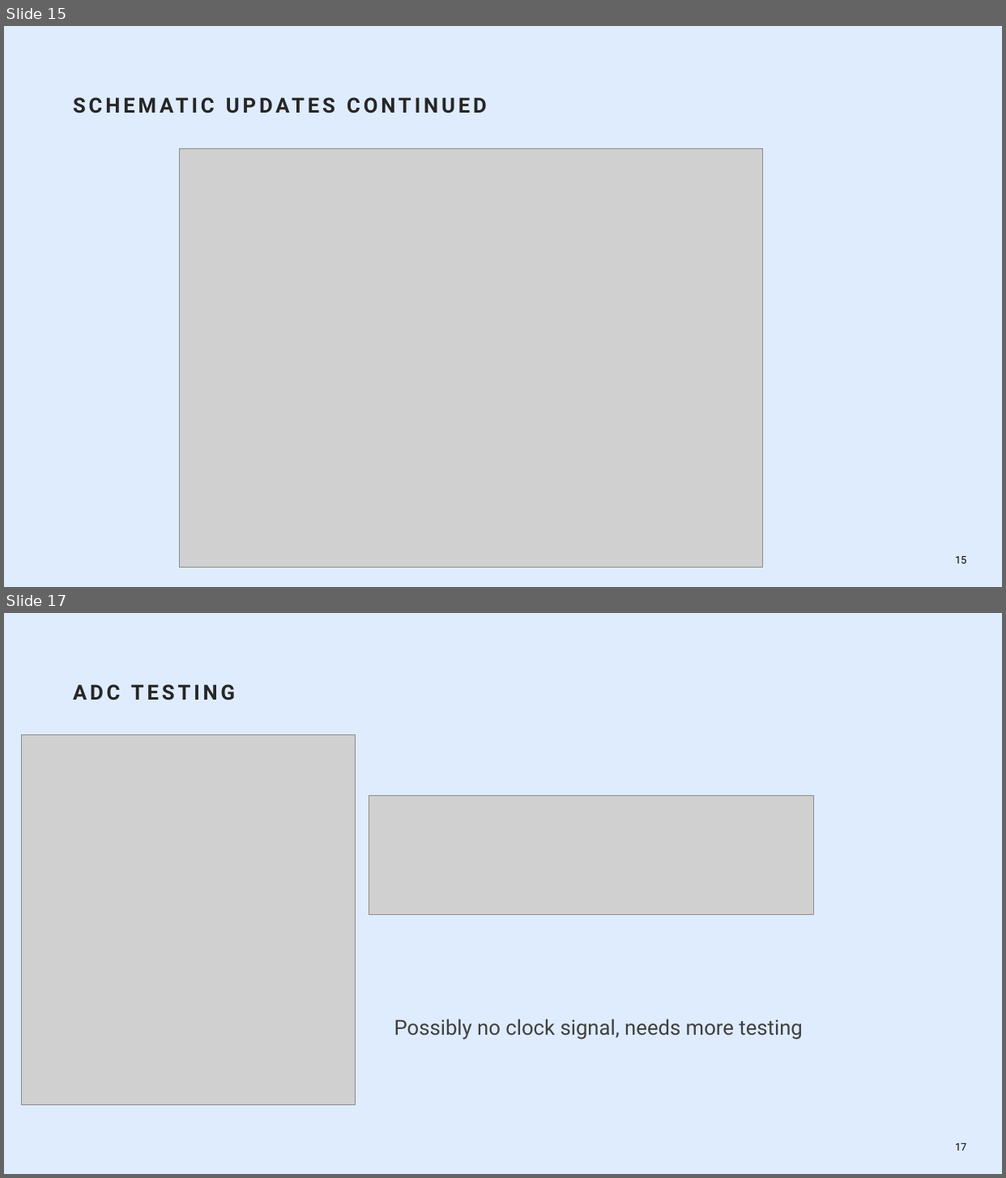
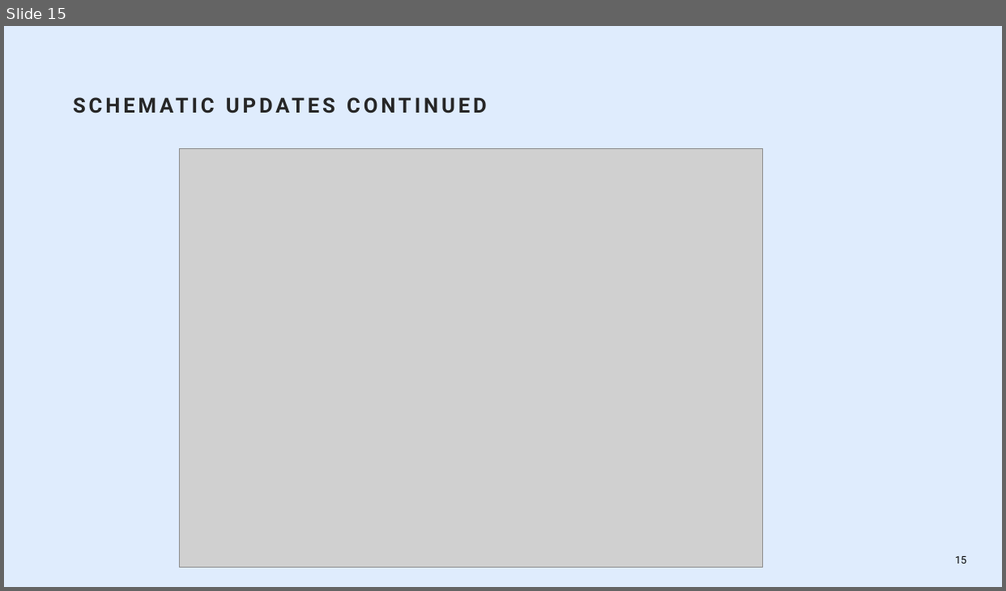
Before and after one commit to tylerwhite26/ECE_455_Brain_Stimulator, a slide deck: Presentations/Week_12_Presentation.pptx. Shown one above the other, each under a label of ours: slides 15 and 17 before the commit, slide 15 after it; the slides between them are not shown. The pictures are 1006x1178 and 1006x591 pixels, drawn with LibreOffice and Linux fonts; fonts in the diff are those of the drawing; grey boxes stand for pictures; background and template pictures are left out. Boxes give left, top, right and bottom in pixels: in the first picture for what was removed or moved away, otherwise in the second. Text is boxed around its words. In the diff, an @@ line names an element or a change of style, - is before the commit and + after.

```diff
--- a/Presentations/Week_12_Presentation.pptx
+++ b/Presentations/Week_12_Presentation.pptx
@@ slide 17 removed at (4,613,1002,1174), background #DFECFD @@
@@ title removed at (73,684,235,700) @@
-ADC TESTING
@@ picture removed at (21,735,356,1105) @@
@@ picture removed at (368,796,813,914) @@
@@ text removed at (394,1019,803,1040) @@
-Possibly no clock signal, needs more testing
@@ page number removed at (955,1144,966,1151) @@
-17
```
Also in this commit, not shown: 1 slide added, 1 other slide removed.
